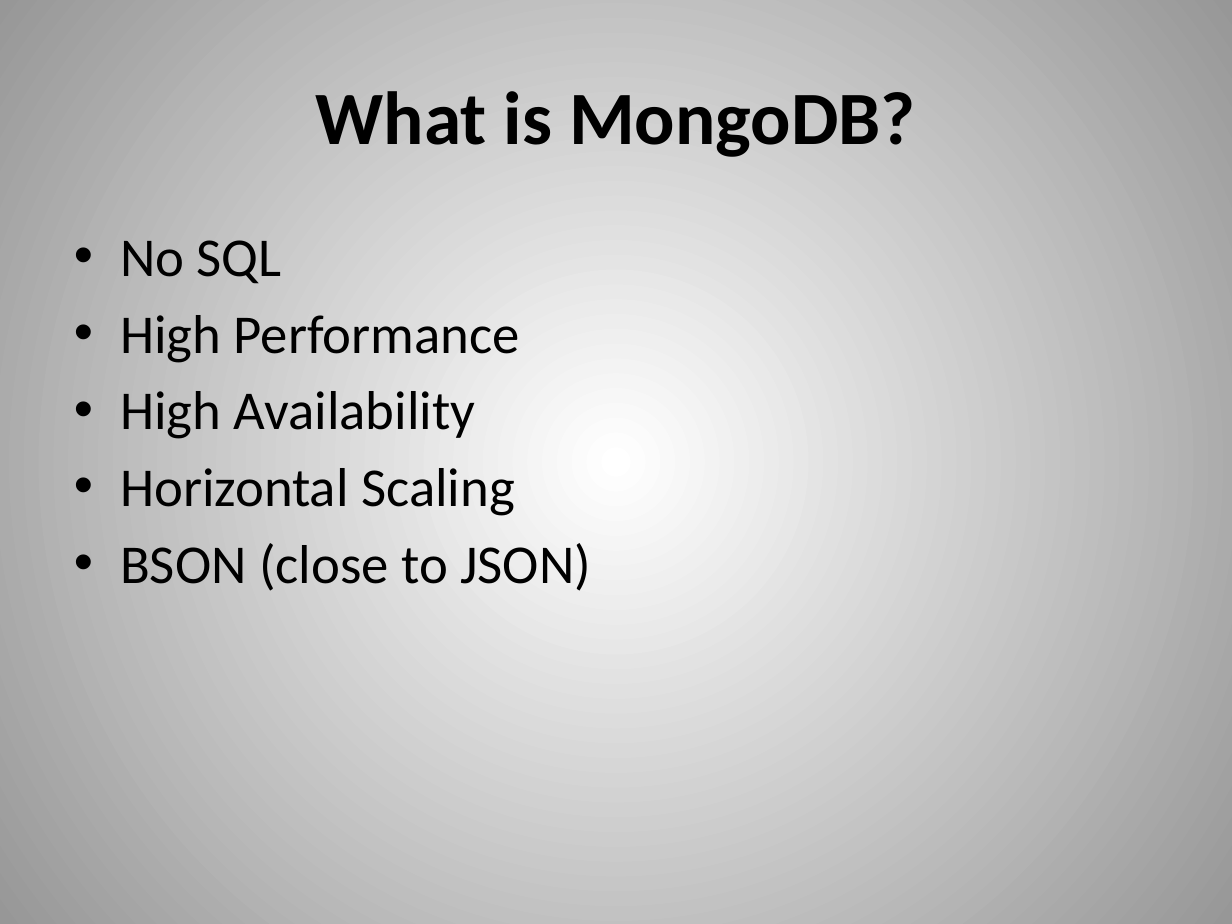
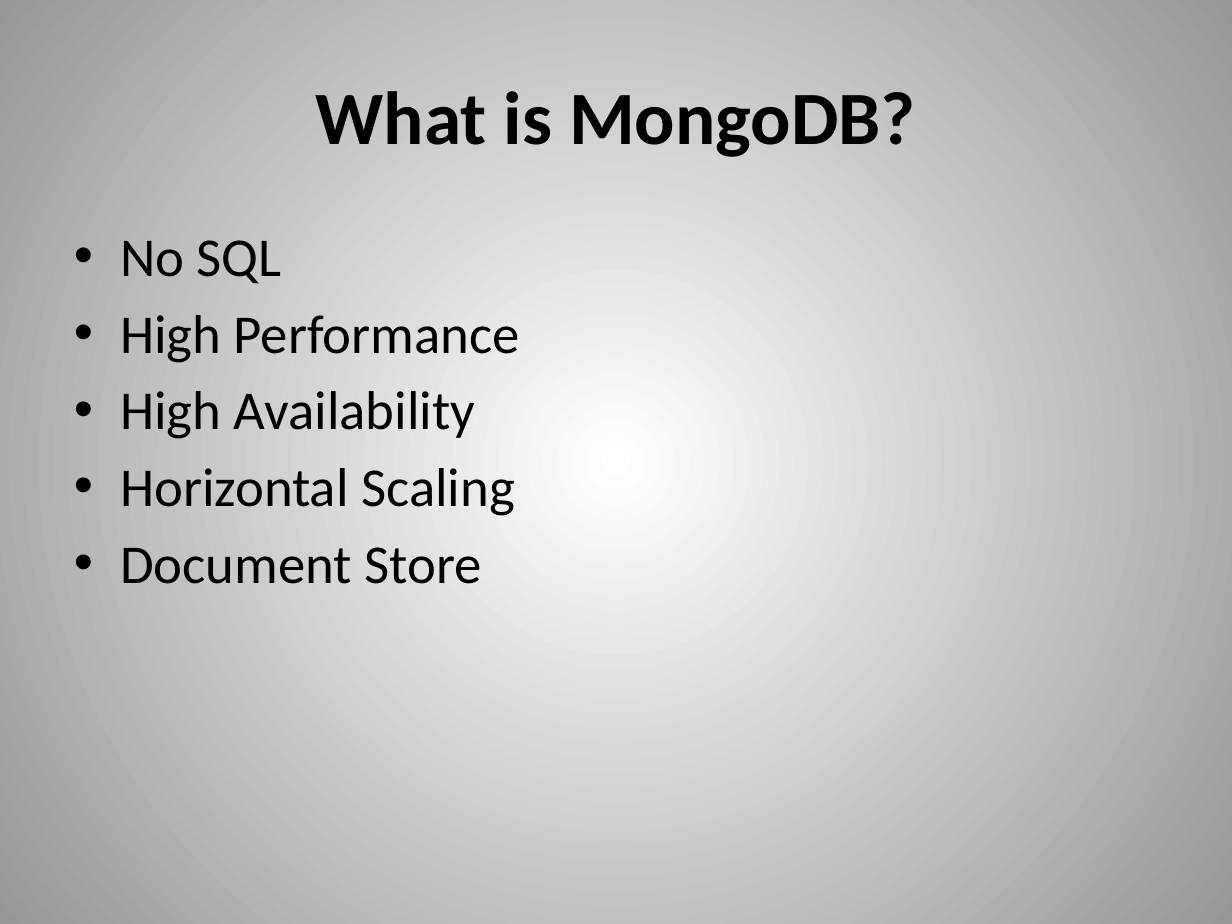
Before and after one commit to dvanvali/mongoDbPresentation, a slide deck: slide 2 of MongoDBChanges.pptx. Drawn at 1232x924 pixels with LibreOffice and Linux fonts; fonts in the diff are those of the drawing. Boxes give left, top, right and bottom in pixels: in the first picture for what was removed or moved away, otherwise in the second. Text is boxed around its words. In the diff, an @@ line names an element or a change of style, - is before the commit and + after.

```diff
--- a/MongoDBChanges.pptx
+++ b/MongoDBChanges.pptx
@@ text at (120,547,481,584): text changed @@
-• BSON (close to JSON)
+• Document Store
```
Also in this commit, not shown: 11 other slides changed, 5 slides added, 1 slide removed, 1 other file.
